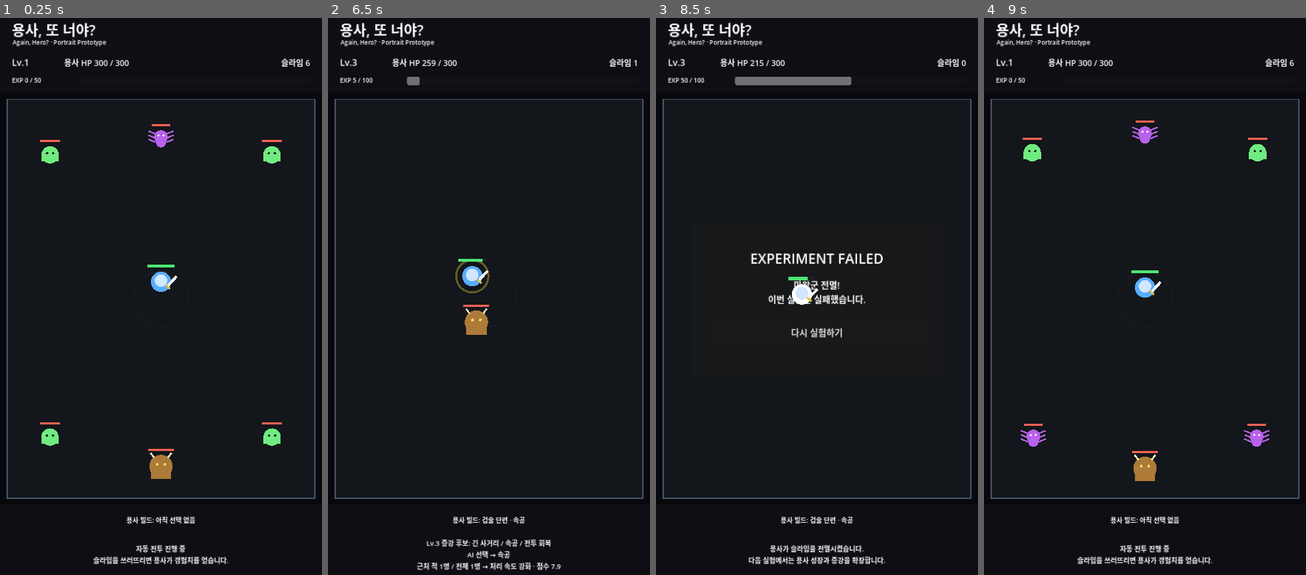
Above: before the commit, frames 1-4 (left to right).
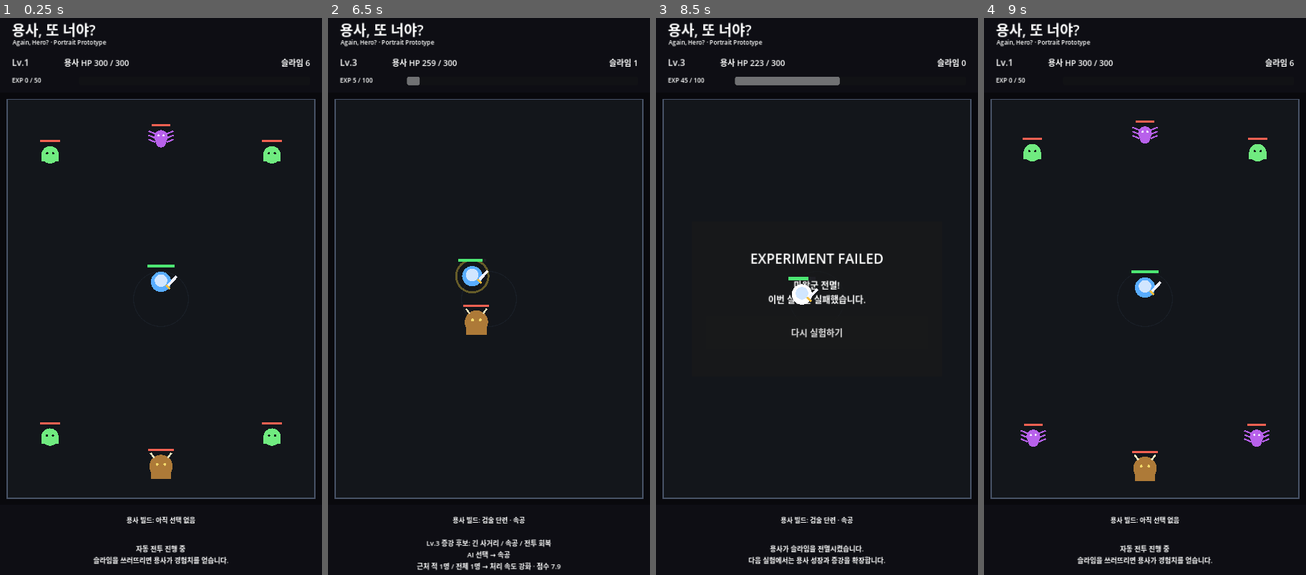
Above: after the commit, the same moments.

Repository: MinSung0732/Again-Hero-
Game: Godot game, scene res://src/main/Main.tscn
Two runs of this game, one before a commit and one after it. Both use one fixed random seed, a clock stepped at 60 frames per second and the inputs below.
Inputs:
- Up to frame 1 (0.25 s): no input
- Up to frame 2 (6.5 s): no input
- Up to frame 3 (8.5 s): tap Enter at 8 s
- Up to frame 4 (9 s): click "다시 실험하기" at 8.75 s

Frames 1-2 are identical in both runs. In frame 3, less than 0.1% of the frame differs, in the area x 7-61%, y 7-48%; in frame 4, nothing differs.

Commit message:
balance: tune orc for mixed test waves

Diff:
--- a/src/monsters/orc.gd
+++ b/src/monsters/orc.gd
@@ -4,12 +4,12 @@
 
 @export var monster_type: String = "orc"
 @export var monster_role: String = "tank"
-@export var max_hp: int = 160
+@export var max_hp: int = 140
 @export var move_speed: float = 78.0
-@export var attack_damage: int = 22
+@export var attack_damage: int = 18
 @export var attack_range: float = 82.0
 @export var attack_cooldown: float = 1.45
-@export var exp_reward: int = 45
+@export var exp_reward: int = 40
 
 var current_hp: int
 var hero: Node2D
